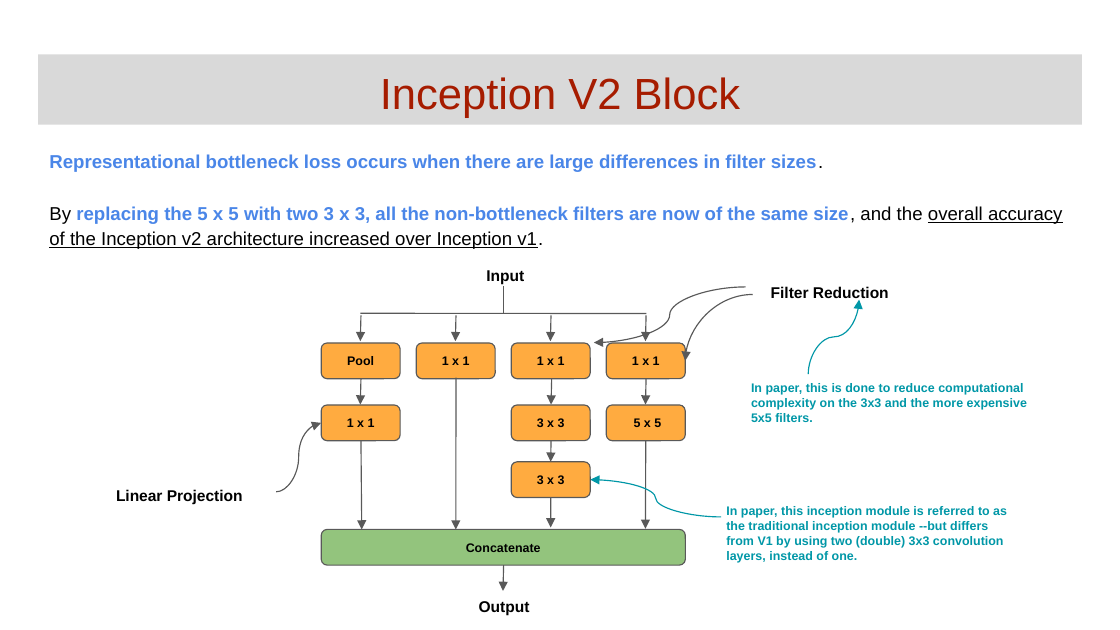
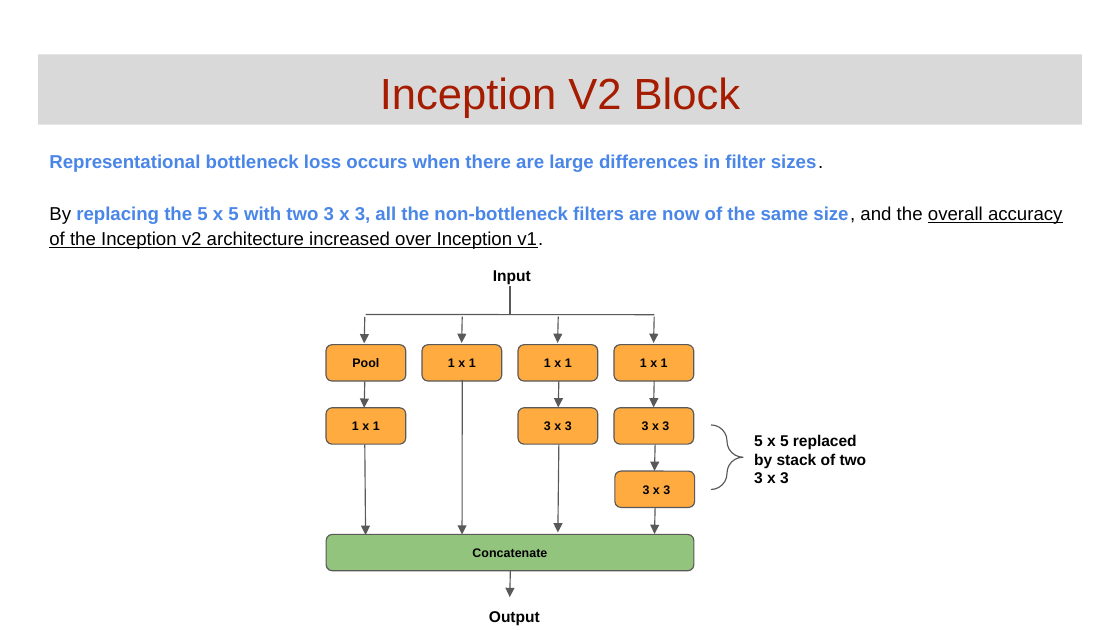
Before and after one commit to GoogleCloudPlatform/keras-idiomatic-programmer, a slide deck: slide 14 of books/deep-learning-design-patterns/Workshops/Junior/Deep Learning Design Patterns - Workshop - Chapter 2.pptx (slide 15 before the commit). Drawn at 1120x630 pixels with LibreOffice and Linux fonts; fonts in the diff are those of the drawing. Boxes give left, top, right and bottom in pixels: in the first picture for what was removed or moved away, otherwise in the second. Text is boxed around its words. In the diff, an @@ line names an element or a change of style, - is before the commit and + after.

```diff
--- a/books/deep-learning-design-patterns/Workshops/Junior/Deep Learning Design Patterns - Workshop - Chapter 2.pptx
+++ b/books/deep-learning-design-patterns/Workshops/Junior/Deep Learning Design Patterns - Workshop - Chapter 2.pptx
@@ curved arrow removed from (746, 287) to (594, 343) @@
@@ curved arrow removed from (753, 295) to (685, 361) @@
@@ text removed at (x1=771, y1=286, x2=889, y2=302) @@
-Filter Reduction
@@ 3 arrows, 2 rounded rectangles, 1 text, 1 line moved together from (x1=321, y1=270, x2=552, y2=404) to (x1=326, y1=270, x2=559, y2=408) @@
@@ line moved from (361, 314) - (646, 314) to (365, 315) - (654, 315) @@
@@ curved arrow removed from (809, 374) to (859, 300) @@
@@ 4 arrows, 2 rounded rectangles moved together from (x1=321, y1=377, x2=685, y2=591) to (x1=326, y1=380, x2=693, y2=597) @@
@@ 3 arrows, 2 rounded rectangles moved together from (x1=511, y1=316, x2=685, y2=404) to (x1=519, y1=317, x2=693, y2=408) @@
@@ text removed at (x1=751, y1=383, x2=1027, y2=422) @@
-In paper, this is done to reduce computational complexity on the 3x3 and the more expensive 5x5 filters.
@@ rounded rectangle "3 x 3" moved from (x1=511, y1=405, x2=590, y2=441) to (x1=519, y1=408, x2=598, y2=444) @@
@@ rounded rectangle "3 x 3" moved from (x1=606, y1=405, x2=685, y2=441) to (x1=614, y1=408, x2=693, y2=444) @@
@@ curved arrow removed from (277, 492) to (321, 423) @@
@@ arrow moved from (646, 441) - (645, 529) to (559, 445) - (558, 532) @@
@@ text in rounded rectangle at (x1=642, y1=421, x2=669, y2=430): text changed @@
-5 x 5
+3 x 3
@@ arrow moved from (551, 441) - (551, 461) to (655, 445) - (654, 470) @@
@@ right brace added at (x1=711, y1=424, x2=744, y2=489), outline #595959 0.75 pt @@
@@ text added at (x1=754, y1=434, x2=867, y2=483), 10 pt, text #000000, bold @@
+5 x 5 replaced
+by stack of two
+3 x 3
@@ curved arrow removed from (721, 517) to (590, 479) @@
@@ rounded rectangle "3 x 3" moved from (x1=511, y1=461, x2=590, y2=497) to (x1=615, y1=472, x2=694, y2=507) @@
@@ text removed at (x1=116, y1=489, x2=243, y2=504) @@
-Linear Projection
@@ arrow moved from (551, 494) - (551, 528) to (655, 507) - (654, 534) @@
@@ text removed at (x1=726, y1=506, x2=1007, y2=563) @@
-In paper, this inception module is referred to as the traditional inception module --but differs from V1 by using two (double) 3x3 convolution layers, instead of one.
@@ text "Output" moved from (x1=479, y1=601, x2=530, y2=616) to (x1=489, y1=611, x2=540, y2=626) @@
```
Also in this commit, not shown: 7 other slides changed, 1 slide removed.
